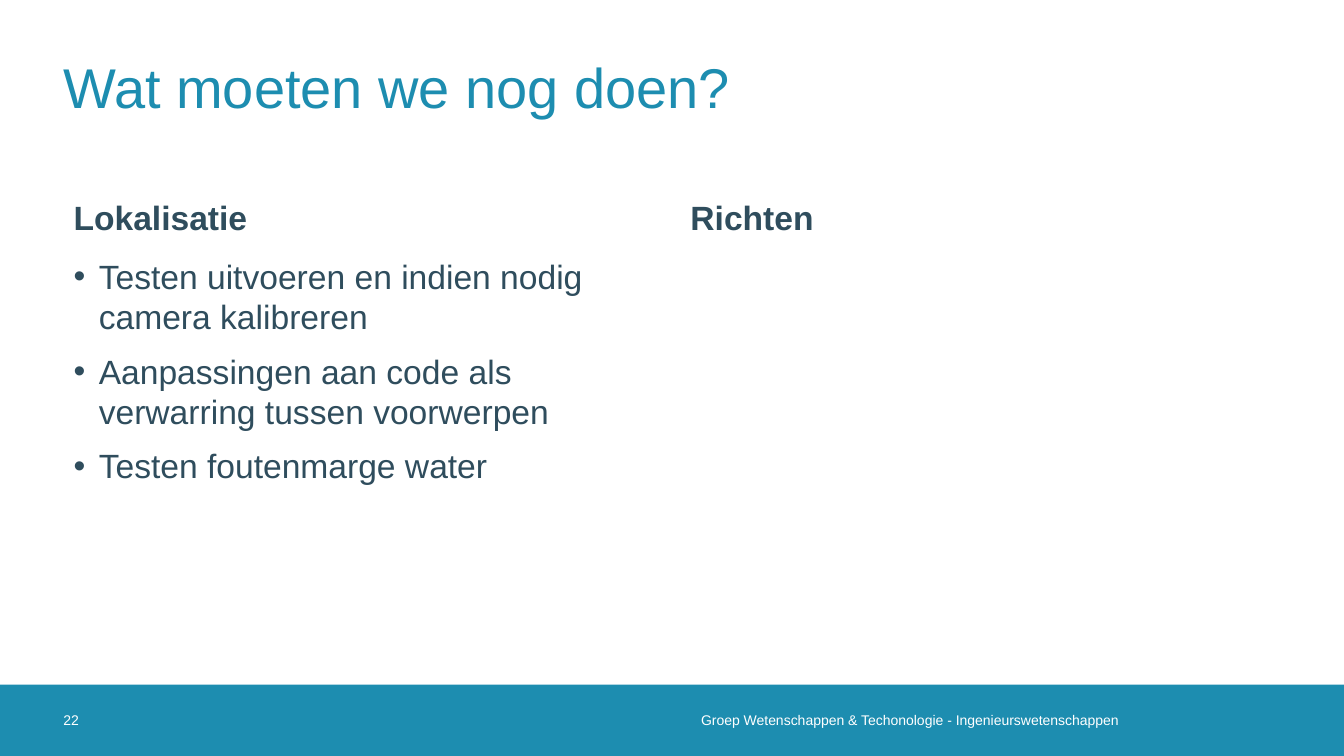
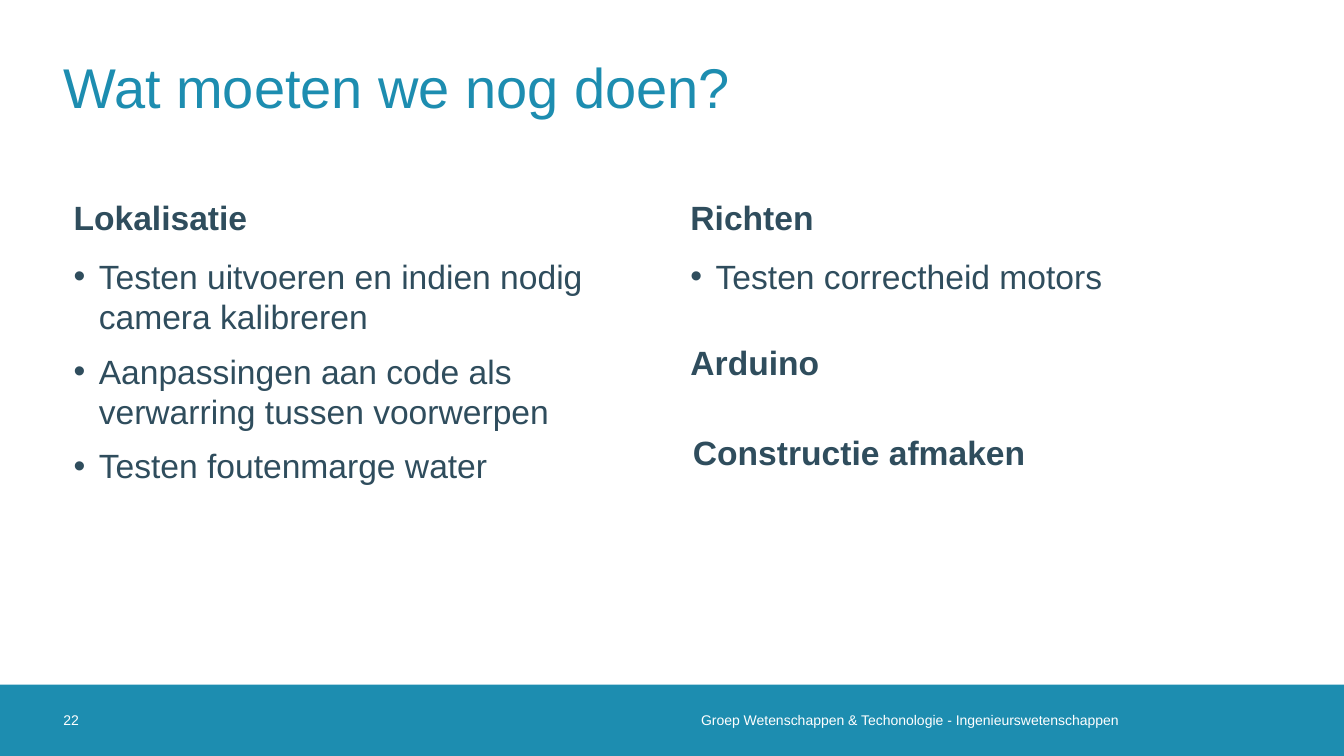
Before and after one commit to 2023-2022-KULAK-IW/2022_2023_Probleemoplossen_en_Ontwerpen_2, a slide deck: slide 22 of Tussentijdse Presentatie .pptx. Drawn at 1344x756 pixels with LibreOffice and Linux fonts; fonts in the diff are those of the drawing; background and template pictures are left out. Boxes give left, top, right and bottom in pixels: in the first picture for what was removed or moved away, otherwise in the second. Text is boxed around its words. In the diff, an @@ line names an element or a change of style, - is before the commit and + after.

```diff
--- a/Tussentijdse Presentatie .pptx
+++ b/Tussentijdse Presentatie .pptx
@@ text added at <box>716,264,1102,290</box>, 24 pt, text #2F4D5D @@
+• Testen correctheid motors
@@ text added at <box>690,350,819,376</box>, 24 pt, text #2F4D5D, bold @@
+Arduino
@@ text added at <box>693,440,1025,466</box>, 24 pt, text #2F4D5D, bold @@
+Constructie afmaken
```
Also in this commit, not shown: 1 other slide changed.
